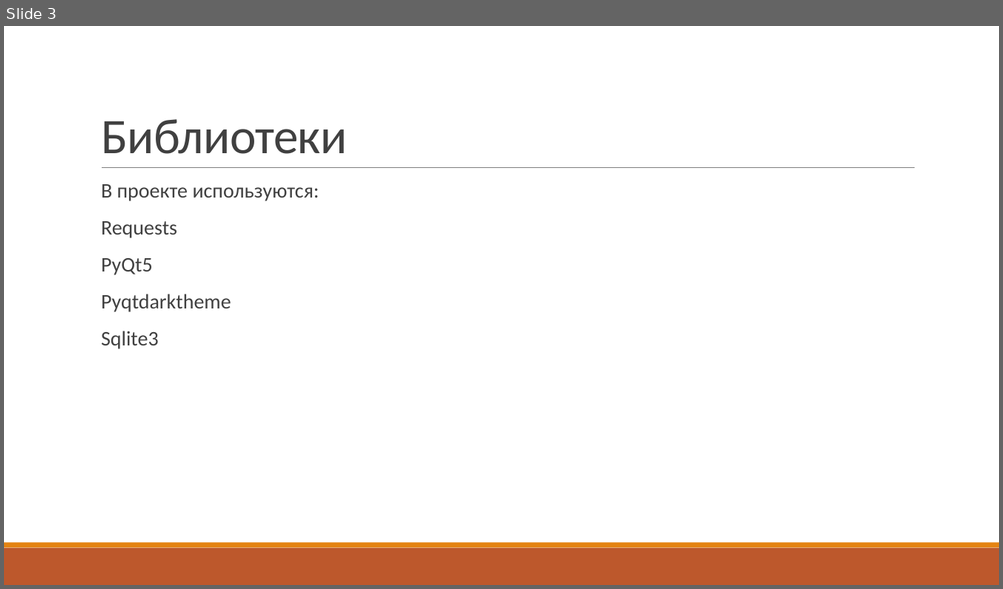
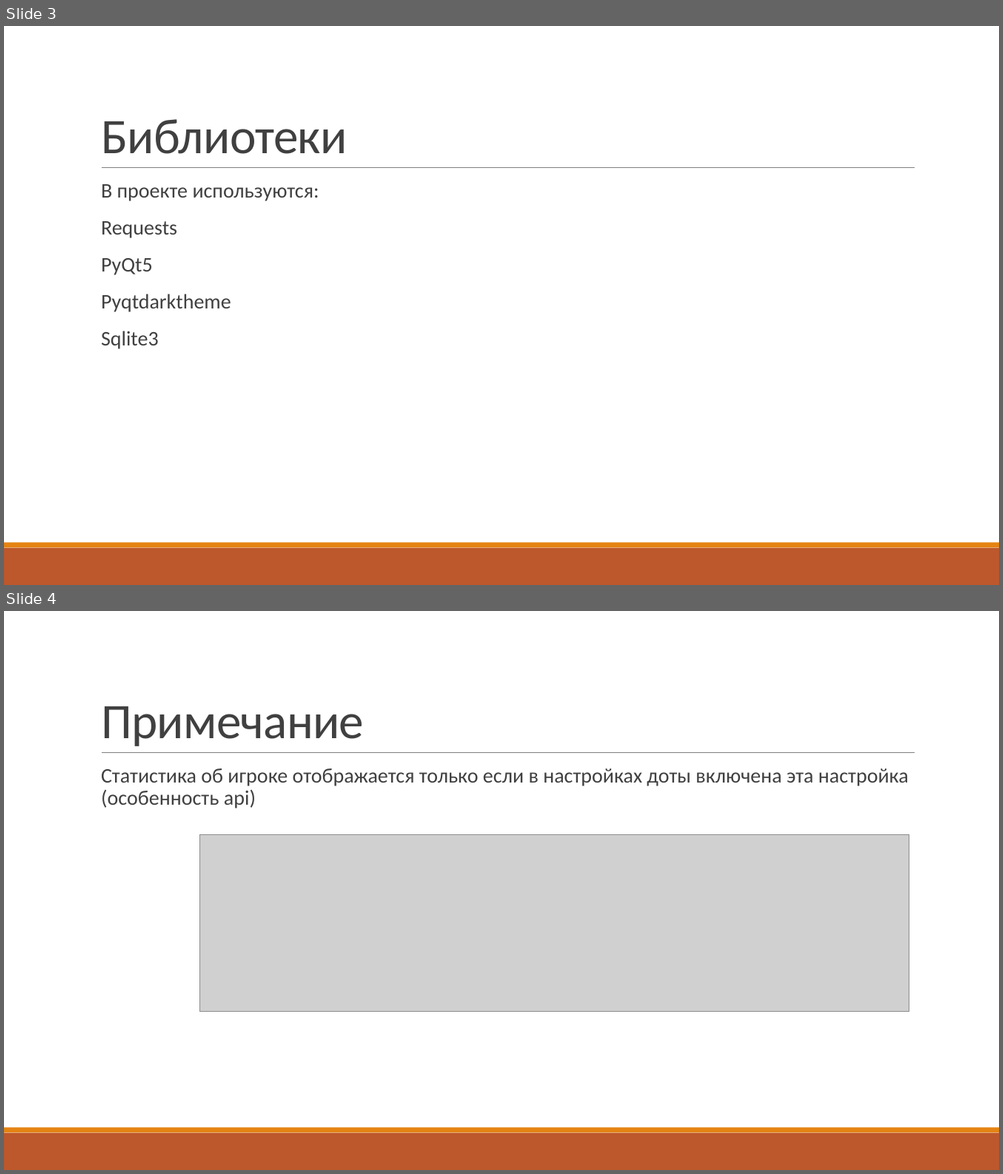
Before and after one commit to F1dachyo/dotaStats, a slide deck: Dota statistics.pptx. Shown one above the other, each under a label of ours: slide 3 before the commit, slides 3 and 4 after it. The pictures are 1003x589 and 1003x1174 pixels, drawn with LibreOffice and Linux fonts; fonts in the diff are those of the drawing; grey boxes stand for pictures. Boxes give left, top, right and bottom in pixels: in the first picture for what was removed or moved away, otherwise in the second. Text is boxed around its words. In the diff, an @@ line names an element or a change of style, - is before the commit and + after.

```diff
--- a/Dota statistics.pptx
+++ b/Dota statistics.pptx
@@ slide 4 added at [4, 611, 999, 1170], background #FFFFFF; not listed: 3 template elements that a slide beside it also shows @@
@@ title added at [101, 706, 364, 746], 48 pt, text #404040 @@
+Примечание
@@ text added at [101, 769, 908, 809], 20 pt, text #404040 @@
+  Статистика об игроке отображается только если в настройках доты включена эта настройка (особенность api)
@@ picture added at [200, 834, 909, 1011] @@
```
Also in this commit, not shown: 2 slides changed, 1 other slide added, 1 slide removed, 2 other files.
